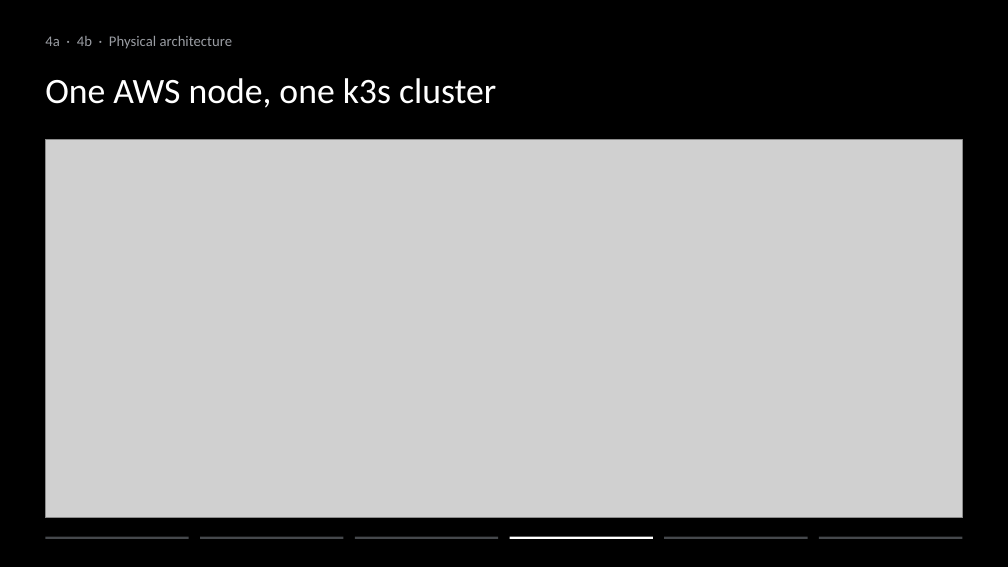
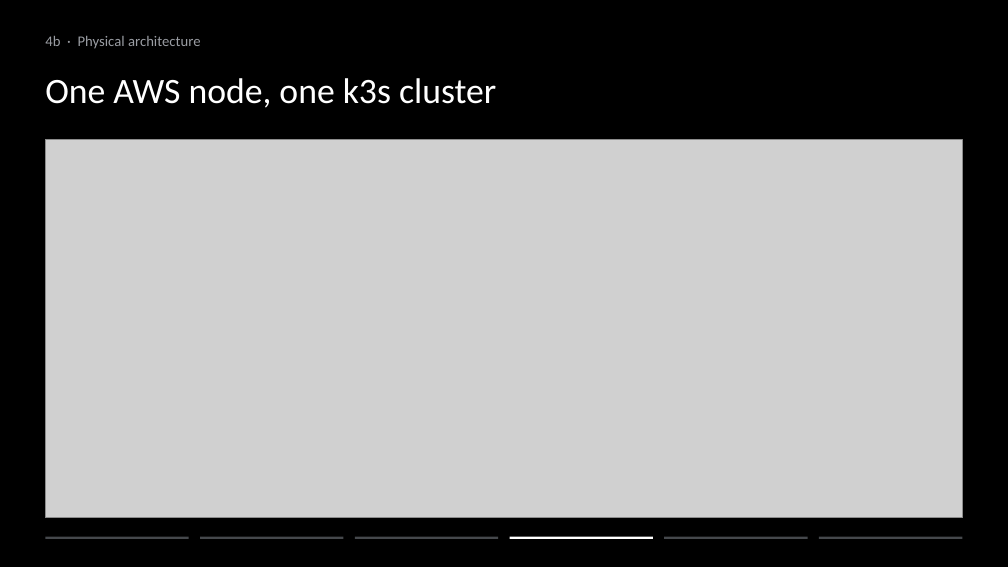
Before and after one commit to ziyangliu-666/lumen-next, a slide deck: slide 11 of docs/platform/slides/out/Team15-Lumen-Platform.pptx (slide 10 before the commit). Drawn at 1008x567 pixels with LibreOffice and Linux fonts; fonts in the diff are those of the drawing; grey boxes stand for pictures. Boxes give left, top, right and bottom in pixels: in the first picture for what was removed or moved away, otherwise in the second. Text is boxed around its words. In the diff, an @@ line names an element or a change of style, - is before the commit and + after.

```diff
--- a/docs/platform/slides/out/Team15-Lumen-Platform.pptx
+++ b/docs/platform/slides/out/Team15-Lumen-Platform.pptx
@@ text at [45, 36, 201, 49]: text changed @@
-4a · 4b · Physical architecture
+4b · Physical architecture
```
Also in this commit, not shown: 2 other slides changed, 1 slide added, 29 other files.
